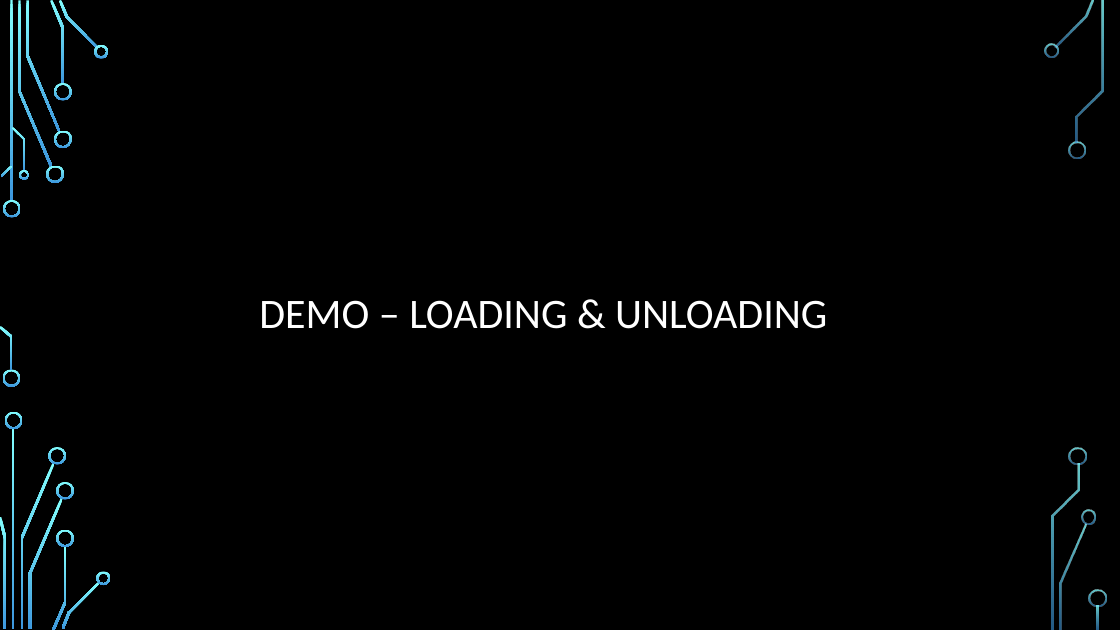
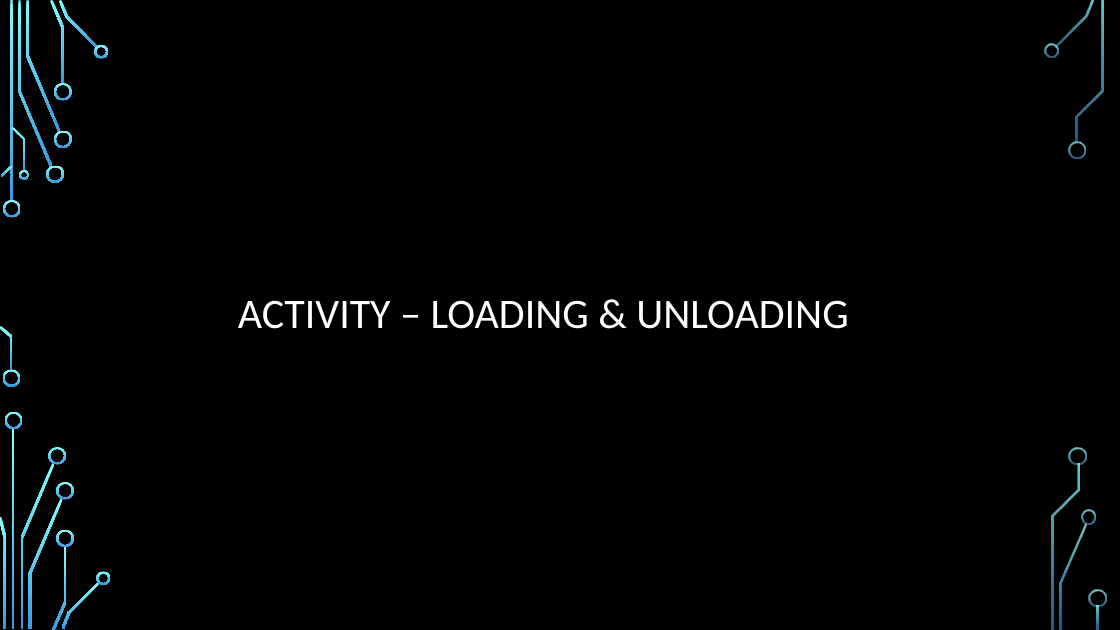
Before and after one commit to paachary/snowflake, a slide deck: slide 30 of Tutorials/Snowflake-Learnings.pptx (slide 29 before the commit). Drawn at 1120x630 pixels with LibreOffice and Linux fonts; fonts in the diff are those of the drawing; background and template pictures are left out. Boxes give left, top, right and bottom in pixels: in the first picture for what was removed or moved away, otherwise in the second. Text is boxed around its words. In the diff, an @@ line names an element or a change of style, - is before the commit and + after.

```diff
--- a/Tutorials/Snowflake-Learnings.pptx
+++ b/Tutorials/Snowflake-Learnings.pptx
@@ title at (238, 300, 848, 329): text changed @@
-DEMO – LOADING & UNLOADING
+ACTIVITY – LOADING & UNLOADING
```
Also in this commit, not shown: 1 other slide changed, 6 slides added, 2 slides removed.
